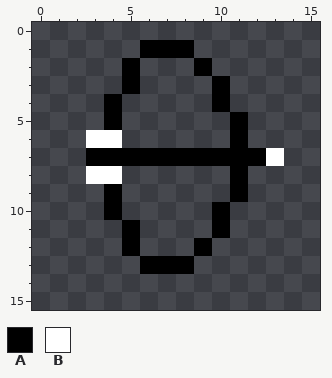
Edited in one commit: pixel-art sprite (CDJVUL - Team de ouf/sprites/spr_bow/layers/0301f211-04d9-4a8e-bd91-f2107993dded/f13a274a-a412-4d7f-93af-f64a286f460d.png). Above: the version before the commit.
The file is 16x16 pixels. Colours within 5 levels of each other are drawn and written as one.
Palette (. is transparent): A #000000  B #ffffff
Pixels before, first column x 3:
 1 ...AAA.....
 2 ..A...A....
 3 ..A....A...
 4 .A.....A...
 5 .A......A..
 6 BB......A..
 7 AAAAAAAAAAB
 8 BB......A..
 9 .A......A..
10 .A.....A...
11 ..A....A...
12 ..A...A....
13 ...AAA.....
After:
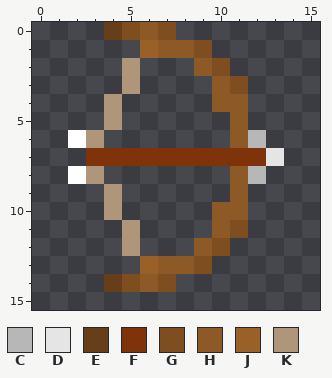
Colours new in this view: C #b7b7b7  D #e5e5e5  E #663f1a  F #7f330a  G #7f4e20  H #8c5927  J #996028  K #af957a
From old to new:
Changed rows in their new state; - is an unchanged pixel.
first column x 2:
 0 --EGHG------
 1 ----JHHG----
 2 ---K---HG---
 3 ---K----HG--
 4 --K-----HH--
 5 --K------H--
 6 BK.------HC-
 7 -FFFFFFFFFFD
 8 BK.------HC-
 9 --K------H--
10 --K-----HH--
11 ---K----HG--
12 ---K---HG---
13 ----JHHG----
14 --EGHG------
Pixel boxes of the changes (left, top, right, bottom) in both pictures:
changed: (68, 22, 284, 292)
